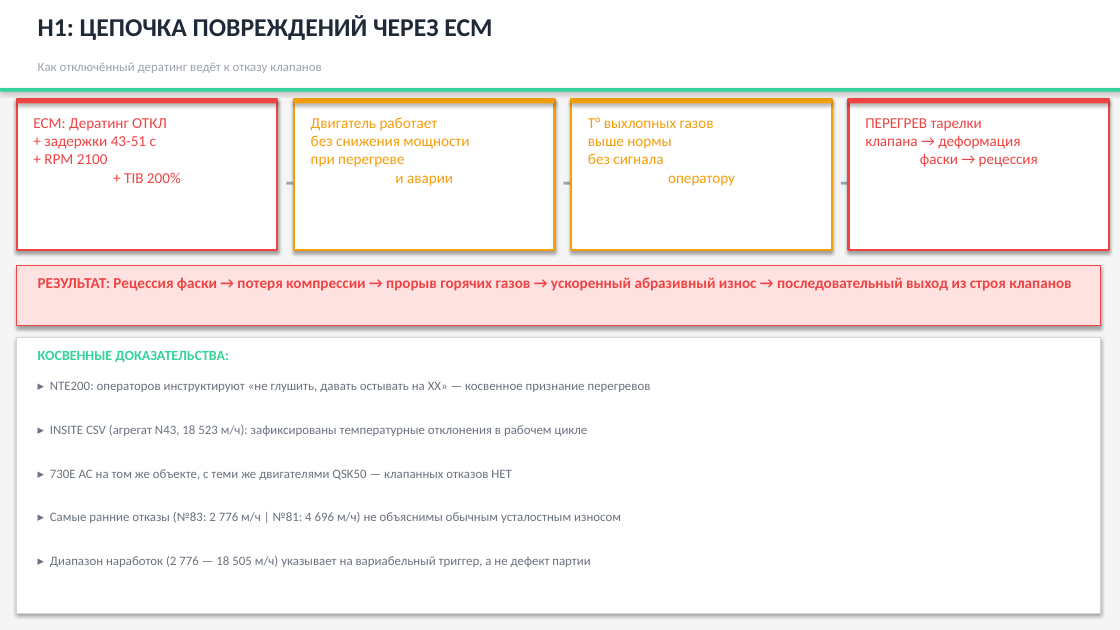
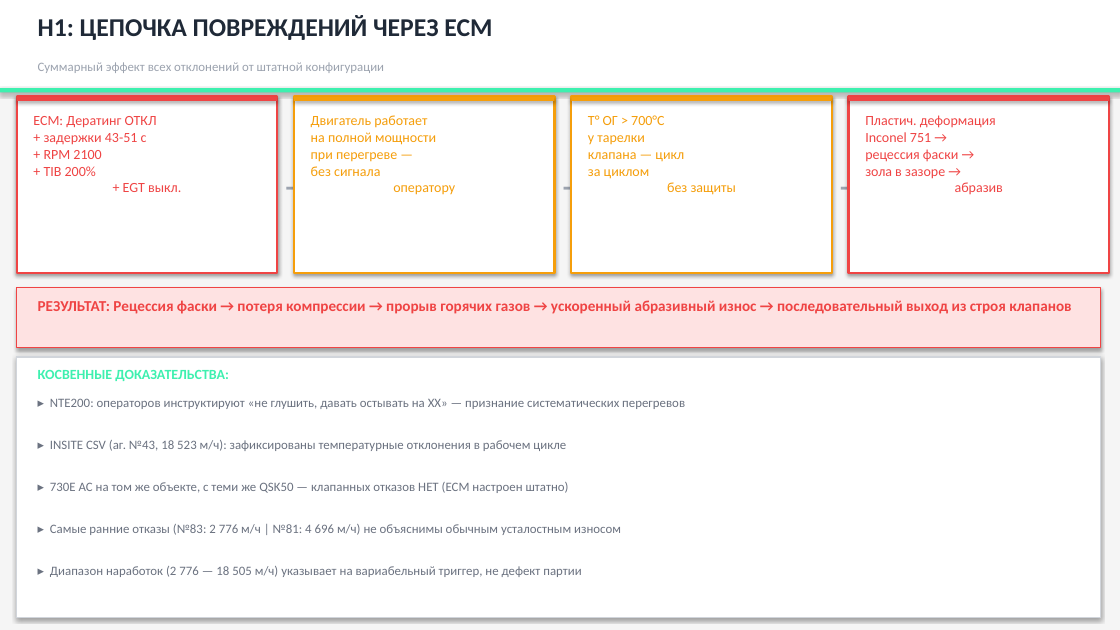
Before and after one commit to victorekuznetsov/NTE200, a slide deck: slide 15 of Презентация_анализ_клапанов_QSK50_NTE200.pptx (slide 12 before the commit). Drawn at 1120x630 pixels with LibreOffice and Linux fonts; fonts in the diff are those of the drawing. Boxes give left, top, right and bottom in pixels: in the first picture for what was removed or moved away, otherwise in the second. Text is boxed around its words. In the diff, an @@ line names an element or a change of style, - is before the commit and + after.

```diff
--- a/Презентация_анализ_клапанов_QSK50_NTE200.pptx
+++ b/Презентация_анализ_клапанов_QSK50_NTE200.pptx
@@ rectangle at box(0, 88, 1120, 92): fill #34D399 to #3EF0AF @@
@@ text at box(38, 62, 384, 73): text changed @@
-Как отключённый дератинг ведёт к отказу клапанов
+Суммарный эффект всех отклонений от штатной конфигурации
@@ rectangle: place and size @@
-rectangle at box(17, 99, 277, 250)
+rectangle at box(17, 97, 277, 273)
@@ text at box(33, 116, 181, 192): text changed; size 13 to 12 pt @@
-ECM: Дератинг ОТКЛ
-+ задержки 43-51 с
-+ RPM 2100
-+ TIB 200%
+ECM: Дератинг ОТКЛ
++ задержки 43-51 с
++ RPM 2100
++ TIB 200%
++ EGT выкл.
@@ rectangle: place and size @@
-rectangle at box(294, 99, 555, 250)
+rectangle at box(294, 97, 555, 273)
@@ text at box(311, 115, 455, 195): text changed; size 13 to 12 pt @@
-Двигатель работает
-без снижения мощности
-при перегреве
-и аварии
+Двигатель работает
+на полной мощности
+при перегреве —
+без сигнала
+оператору
@@ rectangle: place and size @@
-rectangle at box(571, 99, 832, 250)
+rectangle at box(571, 97, 832, 273)
@@ text at box(588, 115, 736, 195): text changed; size 13 to 12 pt @@
-T° выхлопных газов
-выше нормы
-без сигнала
-оператору
+T° ОГ > 700°C
+у тарелки
+клапана — цикл
+за циклом
+без защиты
@@ rectangle: place and size @@
-rectangle at box(849, 99, 1109, 250)
+rectangle at box(849, 97, 1109, 273)
@@ text at box(865, 115, 1003, 194): text changed; size 13 to 12 pt @@
-ПЕРЕГРЕВ тарелки
-клапана → деформация
-фаски → рецессия
+Пластич. деформация
+Inconel 751 →
+рецессия фаски →
+зола в зазоре →
+абразив
@@ 3 texts: place and size @@
-3 texts at box(277, 161, 849, 193)
+3 texts at box(277, 166, 849, 198)
@@ rectangle: place and size @@
-rectangle at box(17, 266, 1101, 326)
+rectangle at box(17, 287, 1101, 348)
@@ text "РЕЗУЛЬТАТ: Рецессия фаски → потеря ...": place and size @@
-text "РЕЗУЛЬТАТ: Рецессия фаски → потеря ..." at box(38, 277, 1071, 291)
+text "РЕЗУЛЬТАТ: Рецессия фаски → потеря ..." at box(38, 300, 1071, 314)
@@ rectangle: place and size @@
-rectangle at box(17, 338, 1101, 613)
+rectangle at box(17, 357, 1101, 618)
@@ text "КОСВЕННЫЕ ДОКАЗАТЕЛЬСТВА:": place and size @@
-text "КОСВЕННЫЕ ДОКАЗАТЕЛЬСТВА:" at box(38, 351, 229, 362)
+text "КОСВЕННЫЕ ДОКАЗАТЕЛЬСТВА:" at box(38, 370, 229, 381)
@@ text "КОСВЕННЫЕ ДОКАЗАТЕЛЬСТВА:" at box(38, 370, 229, 381): text colour #34D399 to #3EF0AF @@
@@ text at box(50, 398, 685, 409): text changed @@
-▸ NTE200: операторов инструктируют «не глушить, давать остывать на ХХ» — косвенное признание перегревов
+▸ NTE200: операторов инструктируют «не глушить, давать остывать на ХХ» — признание систематических перегревов
@@ text at box(50, 440, 566, 451): text changed @@
-▸ INSITE CSV (агрегат N43, 18 523 м/ч): зафиксированы температурные отклонения в рабочем цикле
+▸ INSITE CSV (аг. №43, 18 523 м/ч): зафиксированы температурные отклонения в рабочем цикле
@@ text at box(50, 482, 569, 493): text changed @@
-▸ 730E AC на том же объекте, с теми же двигателями QSK50 — клапанных отказов НЕТ
+▸ 730E AC на том же объекте, с теми же QSK50 — клапанных отказов НЕТ (ECM настроен штатно)
@@ text "▸ Самые ранние отказы (№83: ...": place and size @@
-text "▸ Самые ранние отказы (№83: ..." at box(50, 512, 621, 523)
+text "▸ Самые ранние отказы (№83: ..." at box(50, 524, 621, 535)
@@ text at box(50, 566, 581, 577): text changed @@
-▸ Диапазон наработок (2 776 — 18 505 м/ч) указывает на вариабельный триггер, а не дефект партии
+▸ Диапазон наработок (2 776 — 18 505 м/ч) указывает на вариабельный триггер, не дефект партии
```
Also in this commit, not shown: 18 other slides changed, 4 slides added, 1 slide removed, 3 other files.
